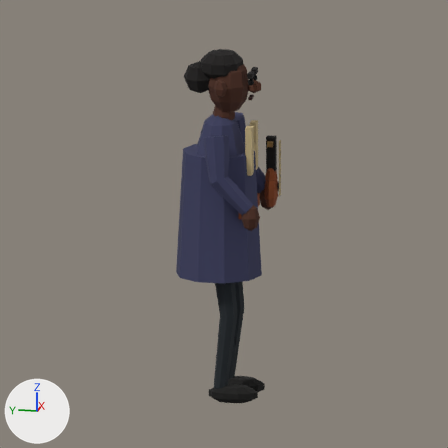
One commit to the Blender file characters/milo-3d/milo.blend: the scene before it, then after it.
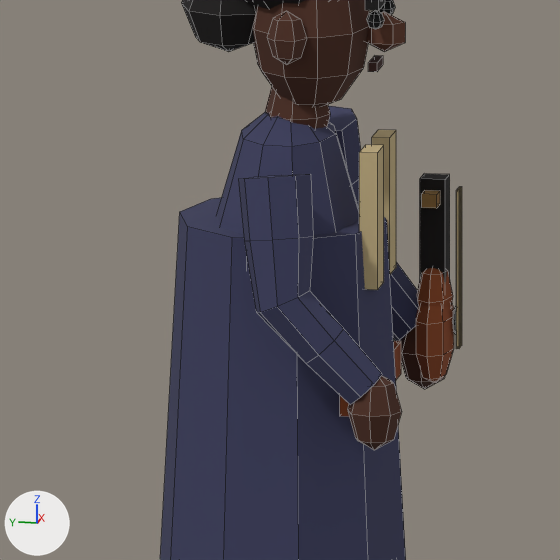
Old and new are each drawn from the file's camera 'Camera' and again close up on the part from 27% to 70% of the width and 17% to 60% of the height. Arrows for +X, +Y and +Z are at lower left; the lights stay in place. The last two pictures show the newer version. The close-ups show mesh edges as thin lines.

Objects in the first close-up: 'MiloSkin'.
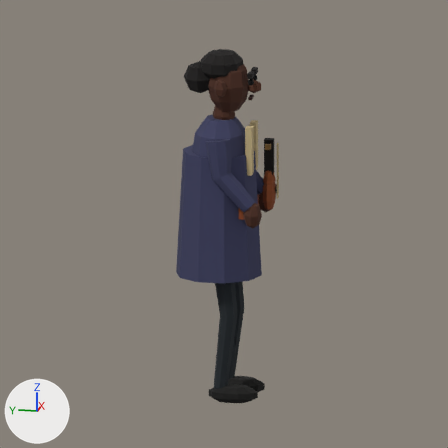
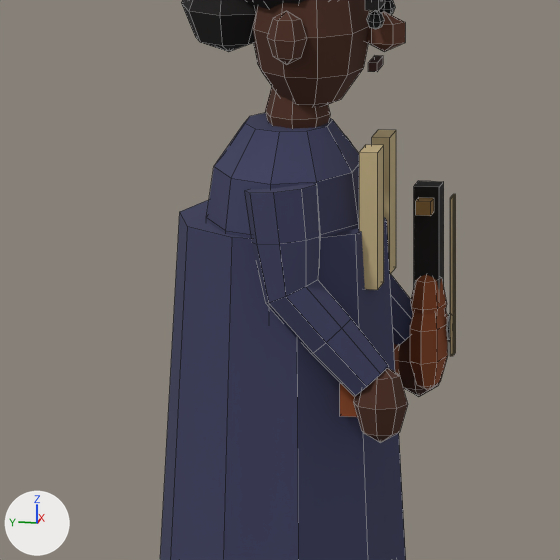
Pixel boxes (x1, y1, x2, y2) of what changed, in the close-ups (560 x 560 px; the box of a moved part takes in the faces that stretch with it):
'MiloSkin', reshaped: before (160, 0, 462, 560); after (160, 0, 456, 560)
part 1 of me_sphere_016, moved or reshaped: before (347, 375, 402, 450); after (399, 337, 439, 397)
part 2 of me_sphere_016, added (brown): after (353, 368, 408, 443)
part 3 of me_sphere_016, moved or reshaped: before (416, 303, 454, 384); after (410, 310, 448, 391)
part 4 of me_sphere_016, moved or reshaped: before (420, 173, 450, 284); after (414, 181, 444, 290)
part 5 of me_sphere_016, moved or reshaped: before (452, 306, 456, 334); after (446, 313, 450, 342)
part 6 of me_sphere_016, moved or reshaped: before (456, 190, 460, 349); after (450, 197, 453, 356)
part 7 of me_sphere_016, moved or reshaped: before (457, 188, 461, 347); after (451, 196, 455, 355)
part 8 of me_sphere_016, moved or reshaped: before (459, 187, 462, 346); after (453, 194, 456, 353)
part 9 of me_sphere_016, moved or reshaped: before (422, 190, 440, 208); after (416, 198, 434, 216)
part 10 of me_sphere_016, rebuilt: before (217, 112, 359, 236); after (206, 113, 359, 240)
part 11 of me_sphere_016, rebuilt (mostly hidden afterwards): before (328, 106, 419, 341); after (347, 138, 412, 345)
part 12 of me_sphere_016, rebuilt (8% shorter): before (238, 174, 382, 405); after (244, 183, 389, 396)
part 13 of me_sphere_016, built on: before (401, 268, 453, 389); after (411, 275, 447, 316)

The edits, one by one:
me_sphere_016 is used by ob_miloskin; location (0.0, 0.0, 0.0).
me_sphere_016 had 850 vertices, 908 faces and spanned x -0.48..0.48, y -0.38..0.38, z 0.0..2.8.
me_sphere_016 now has 858 vertices, 900 faces and spans x -0.36..0.38, y -0.38..0.38, z 0.0..2.8.
me_sphere_016 part 1: the loose piece of 26 vertices spanning x -0.44..-0.29, y -0.35..-0.2, z 1.44..1.66 is moved by (0.64, 0.0, 0.0).
me_sphere_016 part 2: a new loose piece, a UV sphere (8 segments, 4 rings, poles along z) spanning x -0.35..-0.2, y -0.35..-0.2, z 1.44..1.66, in mat_milo_nearest_palette (picture img_milo_original_palette).
me_sphere_016 part 3: the loose piece of 34 vertices spanning x 0.24..0.46, y -0.36..-0.26, z 1.46..1.75 is moved by (-0.09, 0.0, 0.0).
me_sphere_016 part 4: the loose piece of 8 vertices spanning x 0.32..0.38, y -0.34..-0.28, z 1.71..2.03 is moved by (-0.09, 0.0, 0.0).
me_sphere_016 part 5: the loose piece of 26 vertices spanning x 0.32..0.38, y -0.38..-0.36, z 1.6..1.68 is moved by (-0.09, 0.0, 0.0).
me_sphere_016 part 6: the loose piece of 8 vertices spanning x 0.33..0.34, y -0.38..-0.37, z 1.56..2.0 is moved by (-0.09, 0.0, 0.0).
me_sphere_016 part 7: the loose piece of 8 vertices spanning x 0.35, y -0.38..-0.37, z 1.56..2.0 is moved by (-0.09, 0.0, 0.0).
me_sphere_016 part 8: the loose piece of 8 vertices spanning x 0.37, y -0.38..-0.37, z 1.56..2.0 is moved by (-0.09, 0.0, 0.0).
me_sphere_016 part 9: the loose piece of 8 vertices spanning x 0.27..0.32, y -0.33..-0.29, z 1.97..2.0 is moved by (-0.09, 0.0, 0.0).
me_sphere_016 part 10: the loose piece of 42 vertices spanning x -0.27..0.27, y -0.18..0.23, z 1.23..2.33 is rebuilt with 50 vertices and now spans x -0.29..0.29, y -0.18..0.23, z 1.4..2.25.
me_sphere_016 part 11: the loose piece of 40 vertices spanning x 0.24..0.48, y -0.3..0.1, z 1.57..2.2 is rebuilt with 40 vertices and now spans x 0.15..0.36, y -0.3..0.1, z 1.57..2.14.
me_sphere_016 part 12: the loose piece of 40 vertices spanning x -0.48..-0.24, y -0.3..0.1, z 1.57..2.2 is rebuilt with 40 vertices and now spans x -0.36..-0.15, y -0.3..0.1, z 1.57..2.14.
Part 13, on me_sphere_016:
30 vertices are removed from x 0.29..0.44, y -0.35..-0.2, z 1.44..1.7.
64 faces are deleted.
6 vertices in x 0.35, y -0.36..-0.26, z 1.63..1.8 move by (-0.09, 0.0, 0.0).
4 vertices in x 0.4, y -0.34..-0.28, z 1.63..1.78 move by (-0.18, 0.0, 0.0).
4 vertices in x 0.41, y -0.35..-0.27, z 1.63..1.78 move by (-0.21, 0.0, 0.0).
5 vertices move from x 0.26..0.44, y -0.35..-0.28, z 1.63..1.78 to x 0.17..0.35, y -0.35..-0.28, z 1.63..1.78.
4 vertices are added at (0.26, -0.27, 1.63), (0.26, -0.31, 1.6), (0.33, -0.27, 1.7), (0.33, -0.31, 1.63).
32 new faces join them.
Other edits to the shape of me_sphere_016 do not show in these pictures.
